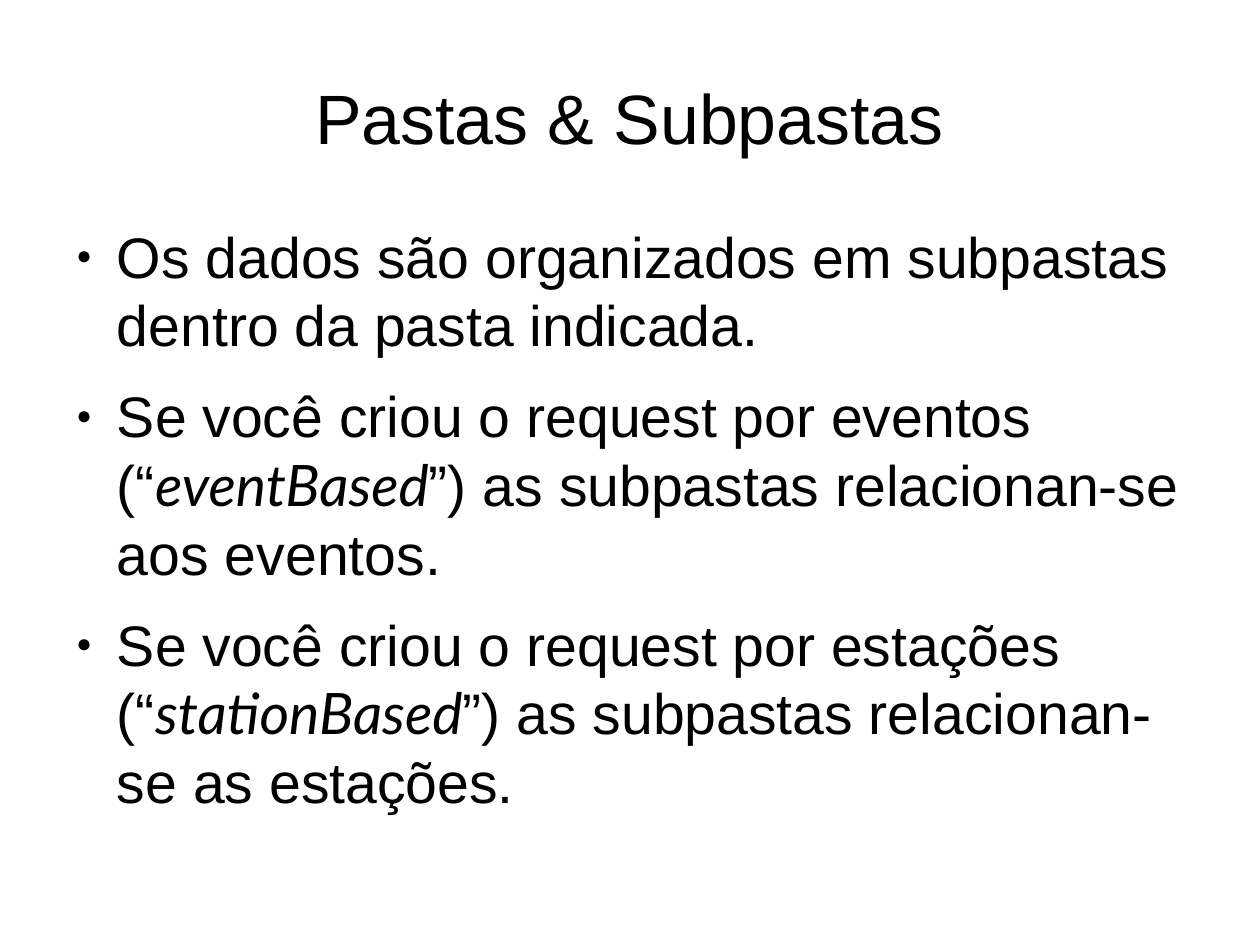
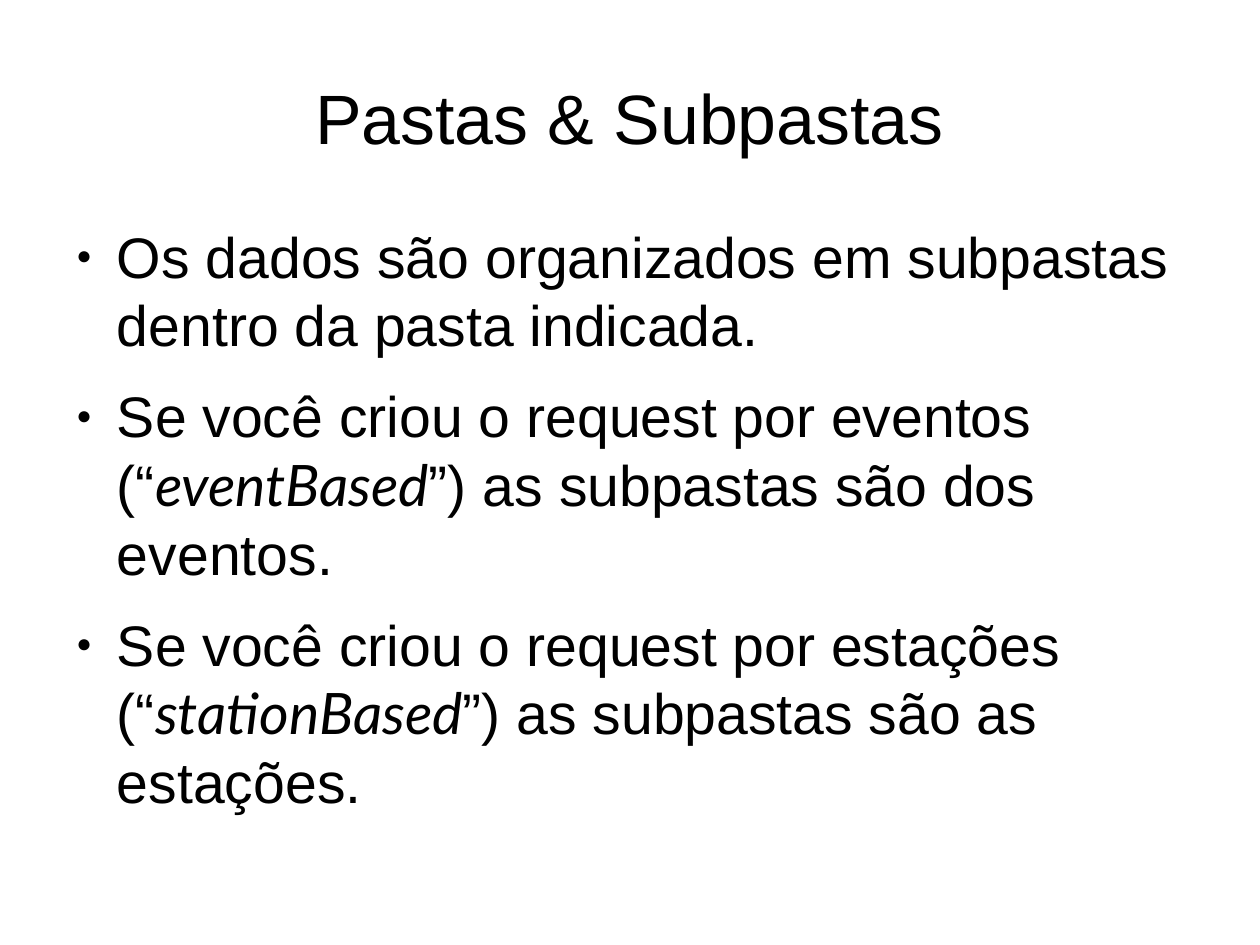
Before and after one commit to marcelobianchi/fetchtool, a slide deck: slide 25 of doc/fetchtool-intro.odp (slide 24 before the commit). Drawn at 1260x945 pixels with LibreOffice and Linux fonts; fonts in the diff are those of the drawing. Boxes give left, top, right and bottom in pixels: in the first picture for what was removed or moved away, otherwise in the second. Text is boxed around its words. In the diff, an @@ line names an element or a change of style, - is before the commit and + after.

```diff
--- a/doc/fetchtool-intro.odp
+++ b/doc/fetchtool-intro.odp
@@ text at (117, 395, 1060, 814): text changed @@
-● Se você criou o request por eventos (“eventBased”) as subpastas relacionan-se aos eventos.
-● Se você criou o request por estações (“stationBased”) as subpastas relacionan-se as estações.
+● Se você criou o request por eventos (“eventBased”) as subpastas são dos eventos.
+● Se você criou o request por estações (“stationBased”) as subpastas são as estações.
```
Also in this commit, not shown: 12 other slides changed, 7 slides added, 18 slides removed, 2 other files.
